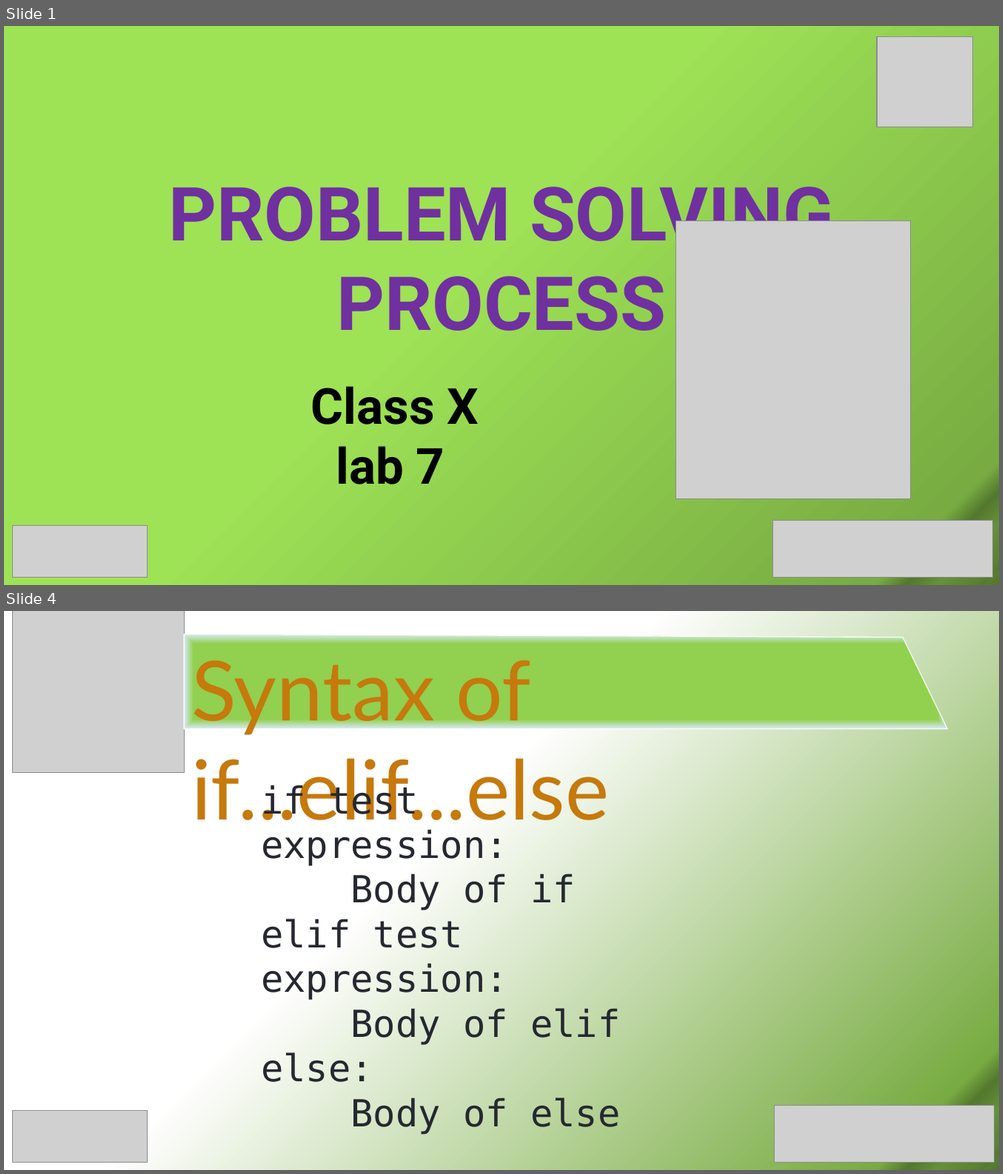
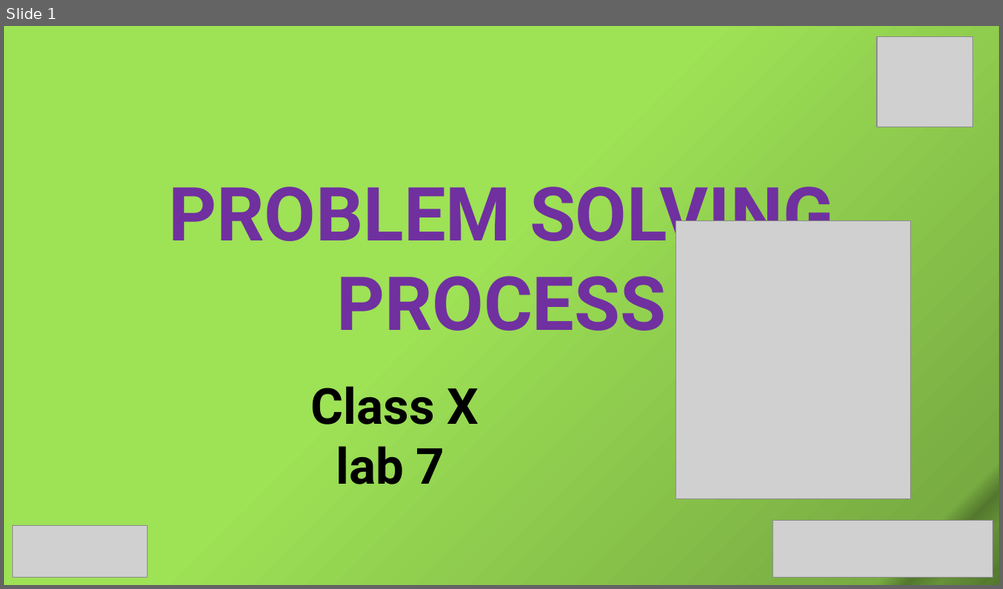
Before and after one commit to SabitDeepto/IIDP, a slide deck: class 10/lab 7 (psp)/2. Presentation/PSP_9.pptx. Shown one above the other, each under a label of ours: slides 1 and 4 before the commit, slide 1 after it; the slides between them are not shown. The pictures are 1003x1174 and 1003x589 pixels, drawn with LibreOffice and Linux fonts; fonts in the diff are those of the drawing; grey boxes stand for pictures. Boxes give left, top, right and bottom in pixels: in the first picture for what was removed or moved away, otherwise in the second. Text is boxed around its words. In the diff, an @@ line names an element or a change of style, - is before the commit and + after.

```diff
--- a/class 10/lab 7 (psp)/2. Presentation/PSP_9.pptx
+++ b/class 10/lab 7 (psp)/2. Presentation/PSP_9.pptx
@@ slide 4 removed at (4, 611, 999, 1170), background gradient #FFFFFF to #78AC42 to #54782E to #659138 to #5C8433 to #557A2F to #577D30 to #52762D @@
@@ picture removed at (13, 611, 184, 773) @@
@@ freeform shape removed at (184, 634, 947, 729) @@
@@ text removed at (191, 661, 609, 834) @@
-Syntax of if...elif...else
@@ text removed at (261, 783, 620, 1135) @@
-if test expression: Body of if elif test expression: Body of elif else: Body of else
@@ picture removed at (13, 1111, 148, 1162) @@
@@ picture removed at (774, 1105, 994, 1163) @@
```
Also in this commit, not shown: 1 slide changed, 6 slides added, 2 other slides removed, 2 other files.
